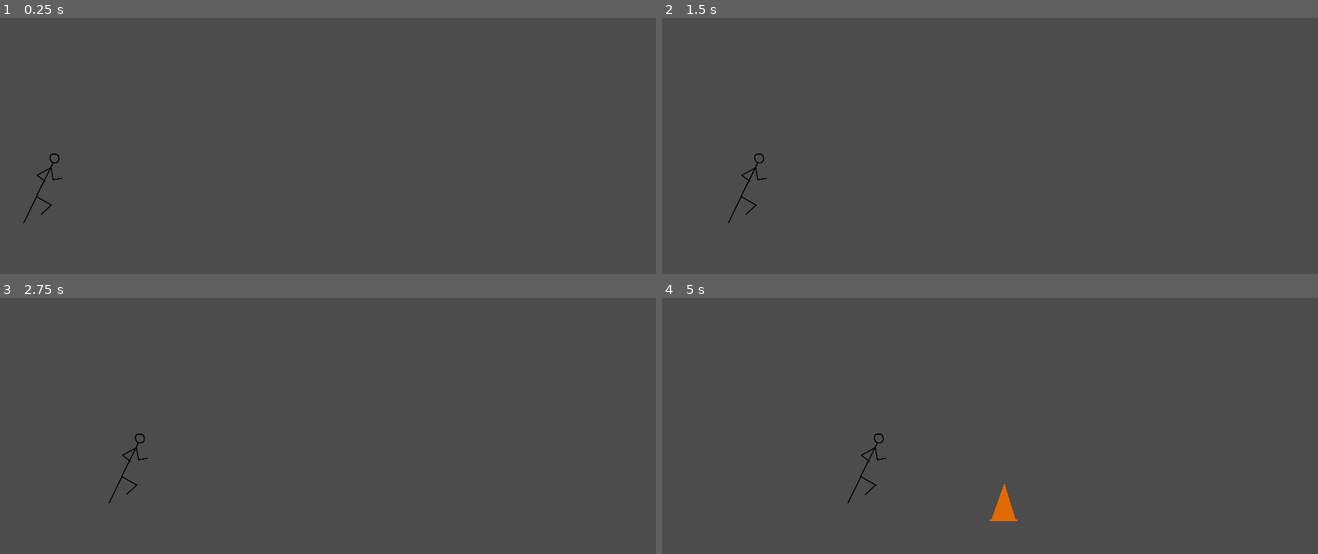
Above: before the commit, frames 1-4 (two rows, left to right).
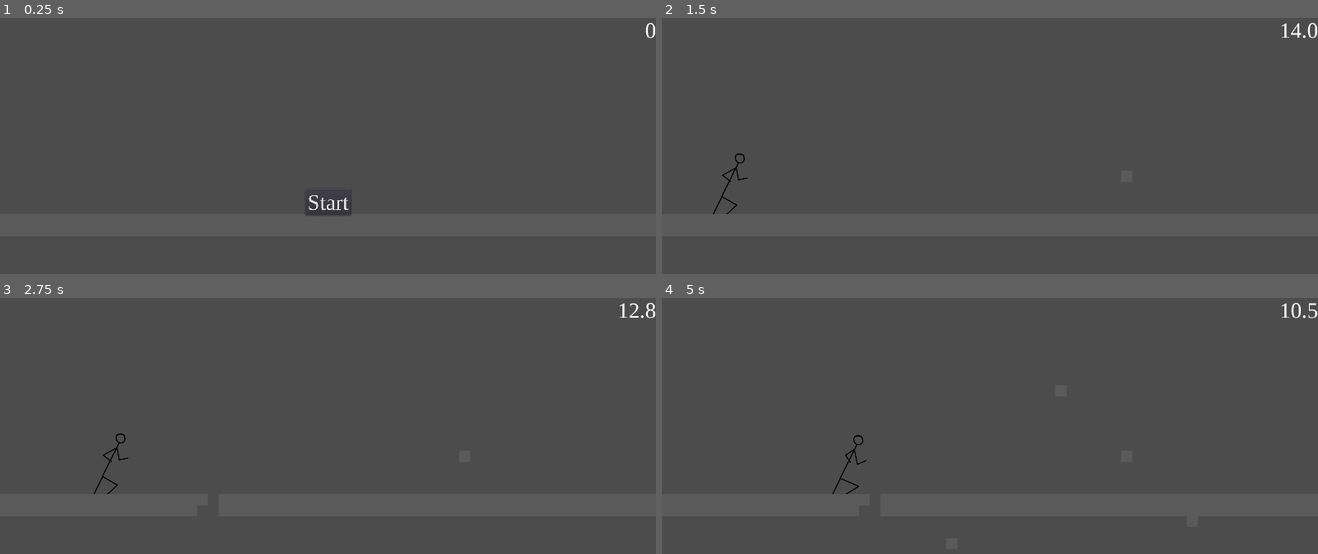
Above: after the commit, the same moments.

Repository: WindySilver/Overpass
Game: Godot game, scene res://Levels/Level1.tscn
The game is run twice, just before and just after one commit, with the same random seed, the same clock (stepped at 60 frames per second) and the same inputs.
Inputs (mouse positions are in pixels of both pictures, inside the frame that each line leads up to):
- Up to frame 1 (0.25 s): no input
- Up to frame 2 (1.5 s): click (990, 202) at 0.5 s, where only the run after the commit has a clickable "Start"; move the mouse to (1134, 184) at 1.27 s; press the mouse at (1134, 184) at 1.28 s
- Up to frame 3 (2.75 s): move the mouse to (196, 500) at 2.02 s; release the mouse at (196, 500) at 2.03 s; click (196, 500) at 2.1 s
- Up to frame 4 (5 s): move the mouse to (1055, 400) at 2.77 s; press the mouse at (1055, 400) at 2.78 s; move the mouse to (outside the picture) at 3.52 s; release the mouse at (outside the picture) at 3.53 s; click (outside the picture) at 3.6 s; move the mouse to (1186, 538) at 4.27 s; press the mouse at (1186, 538) at 4.28 s

The runs differ from the first frame. In frame 1, 0.3% of the frame differs, in the area x 3-100%, y 1-81%; in frame 2, 0.4%; in frame 3, 0.4%; in frame 4, 0.6%, in the area x 25-100%, y 1-88%.

Commit message:
Add initial UI, set up physics and initial terrain, begin creating overpasses (not working as intended yet)

Diff:
--- a/Levels/Level1.gd
+++ b/Levels/Level1.gd
@@ -1,6 +1,8 @@
-extends Node
+extends Node2D
 
 export(PackedScene) var obstacle_scene
+export var time_penalty = 2
+export var level_time = 15
 
 # Declare member variables here. Examples:
 # var a = 2
@@ -9,22 +11,26 @@
 
 # Called when the node enters the scene tree for the first time.
 func _ready():
-	new_game()
+	$Player.hide()
 
 
 # Called every frame. 'delta' is the elapsed time since the previous frame.
-#func _process(delta):
-#	pass
+func _process(_delta):
+	$UI.update_time($LevelTimer.get_time_left())
 
 func game_over():
+	$Player.stop()
 	$LevelTimer.stop()
 	$ObstacleTimer.stop()
-	print("Game over!")
+	$UI.show_game_over()
 
 func new_game():
+	get_tree().call_group("obstacles", "queue_free")
 	$Player.start($StartPosition.position)
+	$LevelTimer.set_wait_time(level_time)
 	$LevelTimer.start()
 	$ObstacleTimer.start()
+	$Player.show()
 
 
 func _on_LevelTimer_timeout():
@@ -38,3 +44,18 @@
 	obstacle.position = obstacle_spawn_location.position
 
 	add_child(obstacle)
+
+
+
+func timer_down():
+	var time = $LevelTimer.get_time_left() - time_penalty
+	$LevelTimer.stop()
+	if (time <= 0):
+		time = 0.1
+	$LevelTimer.set_wait_time(time)
+	$LevelTimer.start()
+
+
+func _on_Player_creating_overpass():
+	var mouse_pos = $TileMap.world_to_map(get_local_mouse_position())
+	$TileMap.set_cellv(mouse_pos, 1)
--- a/Levels/Level1.tscn
+++ b/Levels/Level1.tscn
@@ -1,14 +1,65 @@
-[gd_scene load_steps=4 format=2]
+[gd_scene load_steps=8 format=2]
 
 [ext_resource path="res://Levels/Level1.gd" type="Script" id=1]
 [ext_resource path="res://Obstacles/Obstacle.tscn" type="PackedScene" id=2]
 [ext_resource path="res://Player/Player.tscn" type="PackedScene" id=3]
+[ext_resource path="res://UI/GameUI.tscn" type="PackedScene" id=4]
+[ext_resource path="res://Assets/PlaceholderTile.png" type="Texture" id=5]
 
-[node name="Main" type="Node"]
+[sub_resource type="ConvexPolygonShape2D" id=2]
+points = PoolVector2Array( 64, 64, 0, 64, 0, 0, 64, 0 )
+
+[sub_resource type="TileSet" id=1]
+0/name = "PlaceholderTile.png 0"
+0/texture = ExtResource( 5 )
+0/tex_offset = Vector2( 0, 0 )
+0/modulate = Color( 1, 1, 1, 1 )
+0/region = Rect2( 32, 32, 64, 64 )
+0/tile_mode = 0
+0/occluder_offset = Vector2( 0, 0 )
+0/navigation_offset = Vector2( 0, 0 )
+0/shape_offset = Vector2( 0, 0 )
+0/shape_transform = Transform2D( 1, 0, 0, 1, 0, 0 )
+0/shape = SubResource( 2 )
+0/shape_one_way = false
+0/shape_one_way_margin = 1.0
+0/shapes = [ {
+"autotile_coord": Vector2( 0, 0 ),
+"one_way": false,
+"one_way_margin": 1.0,
+"shape": SubResource( 2 ),
+"shape_transform": Transform2D( 1, 0, 0, 1, 0, 0 )
+} ]
+0/z_index = 0
+1/name = "PlaceholderTile.png 1"
+1/texture = ExtResource( 5 )
+1/tex_offset = Vector2( 0, 0 )
+1/modulate = Color( 1, 1, 1, 1 )
+1/region = Rect2( 32, 32, 64, 64 )
+1/tile_mode = 2
+1/autotile/icon_coordinate = Vector2( 0, 0 )
+1/autotile/tile_size = Vector2( 32, 32 )
+1/autotile/spacing = 0
+1/autotile/occluder_map = [  ]
+1/autotile/navpoly_map = [  ]
+1/autotile/priority_map = [  ]
+1/autotile/z_index_map = [  ]
+1/occluder_offset = Vector2( 0, 0 )
+1/navigation_offset = Vector2( 0, 0 )
+1/shape_offset = Vector2( 0, 0 )
+1/shape_transform = Transform2D( 1, 0, 0, 1, 0, 0 )
+1/shape_one_way = false
+1/shape_one_way_margin = 0.0
+1/shapes = [  ]
+1/z_index = 0
+
+[node name="Main" type="Node2D"]
 script = ExtResource( 1 )
 obstacle_scene = ExtResource( 2 )
 
 [node name="Player" parent="." instance=ExtResource( 3 )]
+position = Vector2( 90, 450 )
+mode = 3
 speed = 1000
 velocity = Vector2( 100, 0 )
 
@@ -19,11 +70,21 @@
 wait_time = 5.0
 
 [node name="SpawnArea" type="Position2D" parent="."]
-position = Vector2( 1000, 600 )
+position = Vector2( 1000, 520 )
 
 [node name="LevelTimer" type="Timer" parent="."]
 wait_time = 15.0
 one_shot = true
 
+[node name="UI" parent="." instance=ExtResource( 4 )]
+
+[node name="TileMap" type="TileMap" parent="."]
+tile_set = SubResource( 1 )
+format = 1
+tile_data = PoolIntArray( 589824, 0, 0, 589825, 0, 0, 589826, 0, 0, 589827, 0, 0, 589828, 0, 0, 589829, 0, 0, 589830, 0, 0, 589831, 0, 0, 589832, 0, 0, 589833, 0, 0, 589834, 0, 0, 589835, 0, 0, 589836, 0, 0, 589837, 0, 0, 589838, 0, 0, 589839, 0, 0, 589840, 0, 0, 589841, 0, 0, 589842, 0, 0, 589843, 0, 0, 589844, 0, 0, 589845, 0, 0, 589846, 0, 0, 589847, 0, 0, 589848, 0, 0, 589849, 0, 0, 589850, 0, 0, 589851, 0, 0, 589852, 0, 0, 589853, 0, 0 )
+
+[connection signal="creating_overpass" from="Player" to="." method="_on_Player_creating_overpass"]
+[connection signal="decrease_time" from="Player" to="." method="timer_down"]
 [connection signal="timeout" from="ObstacleTimer" to="." method="_on_ObstacleTimer_timeout"]
 [connection signal="timeout" from="LevelTimer" to="." method="_on_LevelTimer_timeout"]
+[connection signal="start_game" from="UI" to="." method="new_game"]
--- a/Obstacles/Obstacle.tscn
+++ b/Obstacles/Obstacle.tscn
@@ -6,7 +6,7 @@
 [sub_resource type="RectangleShape2D" id=1]
 extents = Vector2( 161.5, 217.5 )
 
-[node name="RigidBody2D" type="RigidBody2D"]
+[node name="RigidBody2D" type="RigidBody2D" groups=["obstacles"]]
 scale = Vector2( 0.25, 0.25 )
 mode = 1
 script = ExtResource( 2 )
--- a/Player/Player.gd
+++ b/Player/Player.gd
@@ -1,17 +1,24 @@
-extends Area2D
+extends RigidBody2D
 
 signal hit
+signal decrease_time
+signal creating_overpass
 
 export var speed = 400 # How fast the player will move (pixels/sec).
 export var velocity = Vector2(1, 0)
-export var time_penalty = 2
-onready var timer = get_node("/root/Main/LevelTimer")
 var screen_size # Size of the game window.
 var already_hit = false # Whether or not player already hit the current obstacle
+var may_move = false # Keeps player from moving when they shouldn't
 
 func start(pos):
 	position = pos
 	$CollisionShape2D.disabled = false
+	may_move = true
+
+
+func stop():
+	may_move = false
+	$AnimatedSprite.stop()
 
 # Called when the node enters the scene tree for the first time.
 func _ready():
@@ -21,28 +28,27 @@
 # Called every frame. 'delta' is the elapsed time since the previous frame.
 func _process(delta):
 
-	if Input.is_action_pressed("create_overpass"):
-		print("Creating overpass")
-
-	position += velocity * delta
-	position.x = clamp(position.x, 0, screen_size.x)
-	$AnimatedSprite.play()
+	if(may_move):
+		if Input.is_action_pressed("create_overpass"):
+			emit_signal("creating_overpass")
+		position += velocity * delta
+		position.x = clamp(position.x, 0, screen_size.x)
+		$AnimatedSprite.play()
 
 
-func _on_Player_body_entered(body):
-	if(!already_hit):
-		emit_signal("hit")
-		already_hit = true
+func _on_Player_body_entered(_body):
+	var bodies = get_colliding_bodies()
+	for body in bodies:
+		if body.is_in_group("obstacles"):
+			if(!already_hit):
+				emit_signal("hit")
+				already_hit = true
+				$CollisionTimer.start()
 
 
-func timer_down():
-	var time = timer.get_time_left() - time_penalty
-	timer.stop()
-	if (time <= 0):
-		time = 0.1
-	timer.set_wait_time(time)
-	timer.start()
+func hit_obstacle():
+	emit_signal("decrease_time")
 
 
-func _on_Player_body_exited(body):
+func _on_CollisionTimer_timeout():
 	already_hit = false
--- a/Player/Player.tscn
+++ b/Player/Player.tscn
@@ -13,15 +13,13 @@
 } ]
 
 [sub_resource type="CapsuleShape2D" id=2]
-radius = 51.0
-height = 112.0
+radius = 54.0
+height = 90.0769
 
-[node name="Player" type="Area2D"]
+[node name="Player" type="RigidBody2D" groups=["player"]]
+contacts_reported = 2
+contact_monitor = true
 script = ExtResource( 3 )
-__meta__ = {
-"_edit_group_": true
-}
-velocity = Vector2( 3, 0 )
 
 [node name="AnimatedSprite" type="AnimatedSprite" parent="."]
 scale = Vector2( 0.5, 0.5 )
@@ -31,6 +29,10 @@
 scale = Vector2( 1, 1.04 )
 shape = SubResource( 2 )
 
+[node name="CollisionTimer" type="Timer" parent="."]
+wait_time = 4.0
+
 [connection signal="body_entered" from="." to="." method="_on_Player_body_entered"]
 [connection signal="body_exited" from="." to="." method="_on_Player_body_exited"]
-[connection signal="hit" from="." to="." method="timer_down"]
+[connection signal="hit" from="." to="." method="hit_obstacle"]
+[connection signal="timeout" from="CollisionTimer" to="." method="_on_CollisionTimer_timeout"]
--- /dev/null
+++ b/UI/GameUI.gd
@@ -0,0 +1,30 @@
+extends CanvasLayer
+
+signal start_game
+
+
+
+# Called when the node enters the scene tree for the first time.
+func _ready():
+	$Message.hide()
+
+
+# Called every frame. 'delta' is the elapsed time since the previous frame.
+#func _process(delta):
+#	pass
+
+func show_message(text):
+	$Message.text = text
+	$Message.show()
+
+func show_game_over():
+	show_message("Game Over")
+	$StartButton.show()
+
+func update_time(time):
+	var add = str(time)
+	$TimeLabel.text = add.substr(0, add.find(".", 0)+2)
+
+func _on_StartButton_pressed():
+	$StartButton.hide()
+	emit_signal("start_game")
--- /dev/null
+++ b/UI/GameUI.tscn
@@ -0,0 +1,46 @@
+[gd_scene load_steps=4 format=2]
+
+[ext_resource path="res://Assets/LiberationSerif-Regular.ttf" type="DynamicFontData" id=1]
+[ext_resource path="res://UI/GameUI.gd" type="Script" id=2]
+
+[sub_resource type="DynamicFont" id=1]
+size = 64
+font_data = ExtResource( 1 )
+
+[node name="UI" type="CanvasLayer"]
+script = ExtResource( 2 )
+
+[node name="TimeLabel" type="Label" parent="."]
+anchor_left = 1.0
+anchor_right = 1.0
+margin_left = -234.0
+margin_bottom = 72.0
+custom_fonts/font = SubResource( 1 )
+align = 2
+valign = 3
+
+[node name="StartButton" type="Button" parent="."]
+anchor_left = 0.5
+anchor_top = 0.5
+anchor_right = 0.5
+anchor_bottom = 0.5
+margin_left = -66.5
+margin_top = -39.0
+margin_right = 66.5
+margin_bottom = 39.0
+custom_fonts/font = SubResource( 1 )
+text = "Start"
+
+[node name="Message" type="Label" parent="."]
+anchor_left = 0.5
+anchor_top = 0.3
+anchor_right = 0.5
+anchor_bottom = 0.3
+margin_left = -147.5
+margin_top = -36.0
+margin_right = 147.5
+margin_bottom = 36.0
+custom_fonts/font = SubResource( 1 )
+align = 1
+
+[connection signal="pressed" from="StartButton" to="." method="_on_StartButton_pressed"]
Binary file added: Assets/LiberationSerif-Regular.ttf
Binary file added: Assets/PlaceholderTile.png
Not shown, added: Assets/PlaceholderTile.png.import
